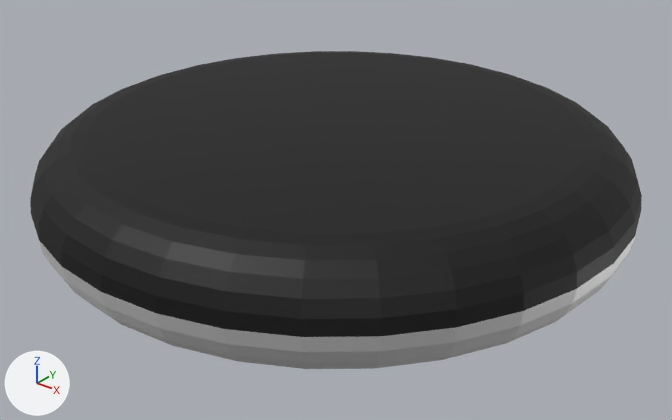
Before and after pictures for a commit that changed the glTF model Models/Stone/Stone.gltf.
Camera for both pictures: a 50 mm camera at (0.73, -0.912, 0.511) aimed at (0.013, -0.017, -0.044). Lighting does not change. The marker at lower left points along +X, +Y and +Z. Vertices at the same position are counted once.

In view in the first picture: 'Stone'.
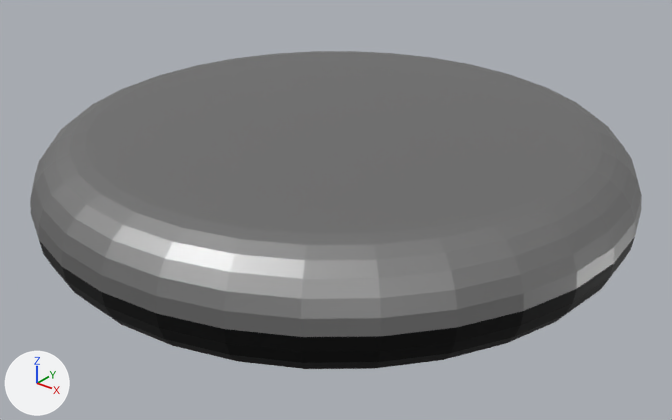
The change, as a list of edits to the scene's bpy script:
```text
Add mat_stonedark:
    mat_stonedark = principled_material('stoneDark')
    mat_stonedark.base_color = (0.0273, 0.0273, 0.0273)  # black #2e2e2e
    mat_stonedark.metallic = 1.0
Add mat_stonelight:
    mat_stonelight = principled_material('stoneLight')
    mat_stonelight.base_color = (0.337, 0.337, 0.337)  # grey #9d9d9d
    mat_stonelight.metallic = 1.0
Change me_cylinder:
    where me_cylinder.from_pydata(...)  # 416 vertices, 828 faces; spans x -0.4..0.4, y -0.4..0.4, z -0.075..0.075
    used by ob_stone; location = (0.0, 0.0, 0.0)
    me_cylinder part 1: all 414 faces that had it switch from mat_stonewhite (white #ffffff) to mat_stonelight (grey #9d9d9d)
    me_cylinder part 2: all 414 faces that had it switch from mat_stoneblack (black #000000) to mat_stonedark (black #2e2e2e)
Change ob_stone:
    ob_stone.rotation_euler: (0.0, 0.0, 0.0) -> (3.142, 0.0, 0.0)  # degrees (0, 0, 0) -> degrees (180, 0, 0)
```

Changed parts and their boxes [x1, y1, x2, y2] in the pictures (672 x 420 px):
'Stone', recoloured, turned (black to grey): [30, 51, 642, 369] in both
part 1 of me_cylinder, recoloured: before [39, 237, 635, 369]; after [30, 51, 642, 337]
part 2 of me_cylinder, recoloured: before [30, 51, 642, 337]; after [39, 237, 635, 369]
